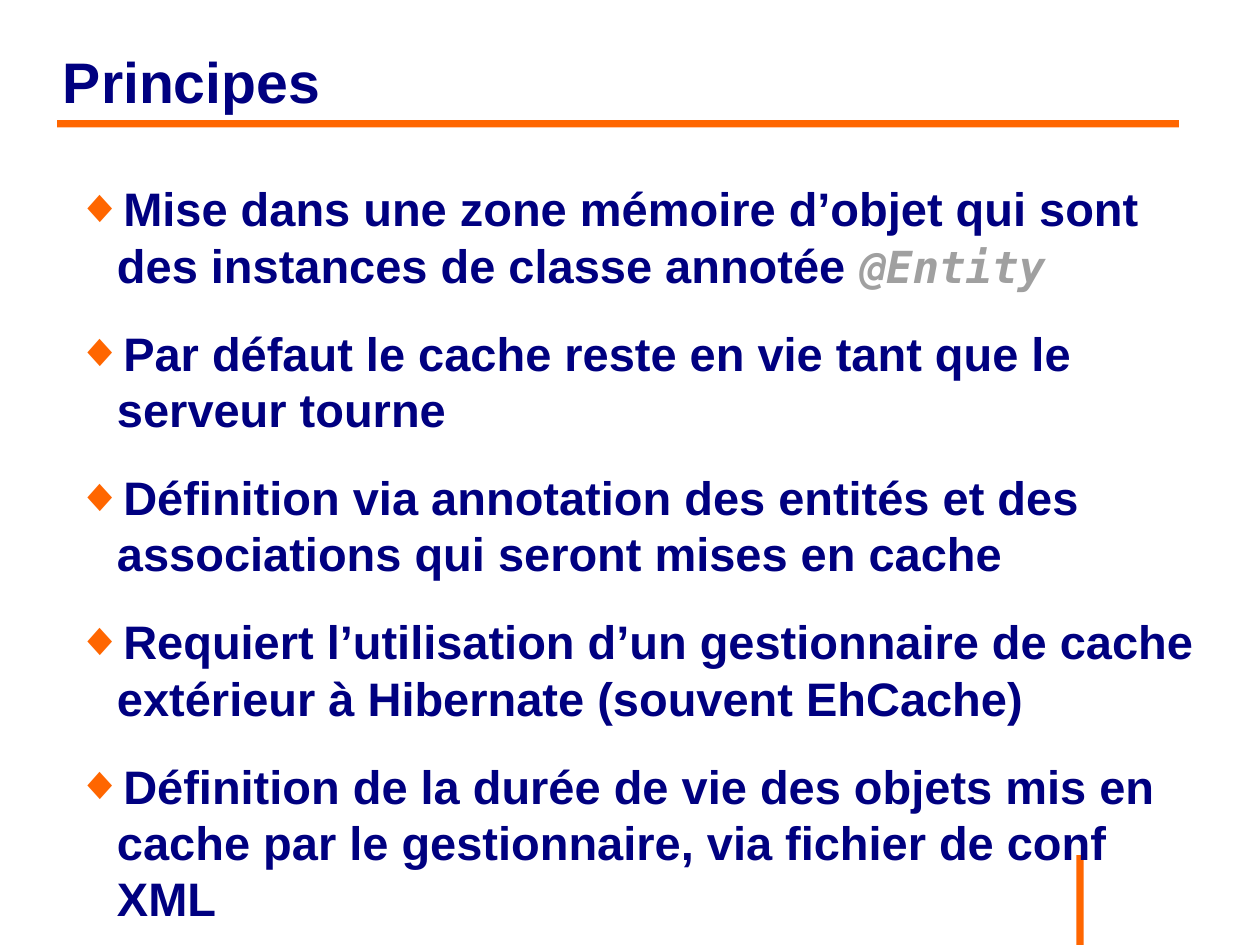
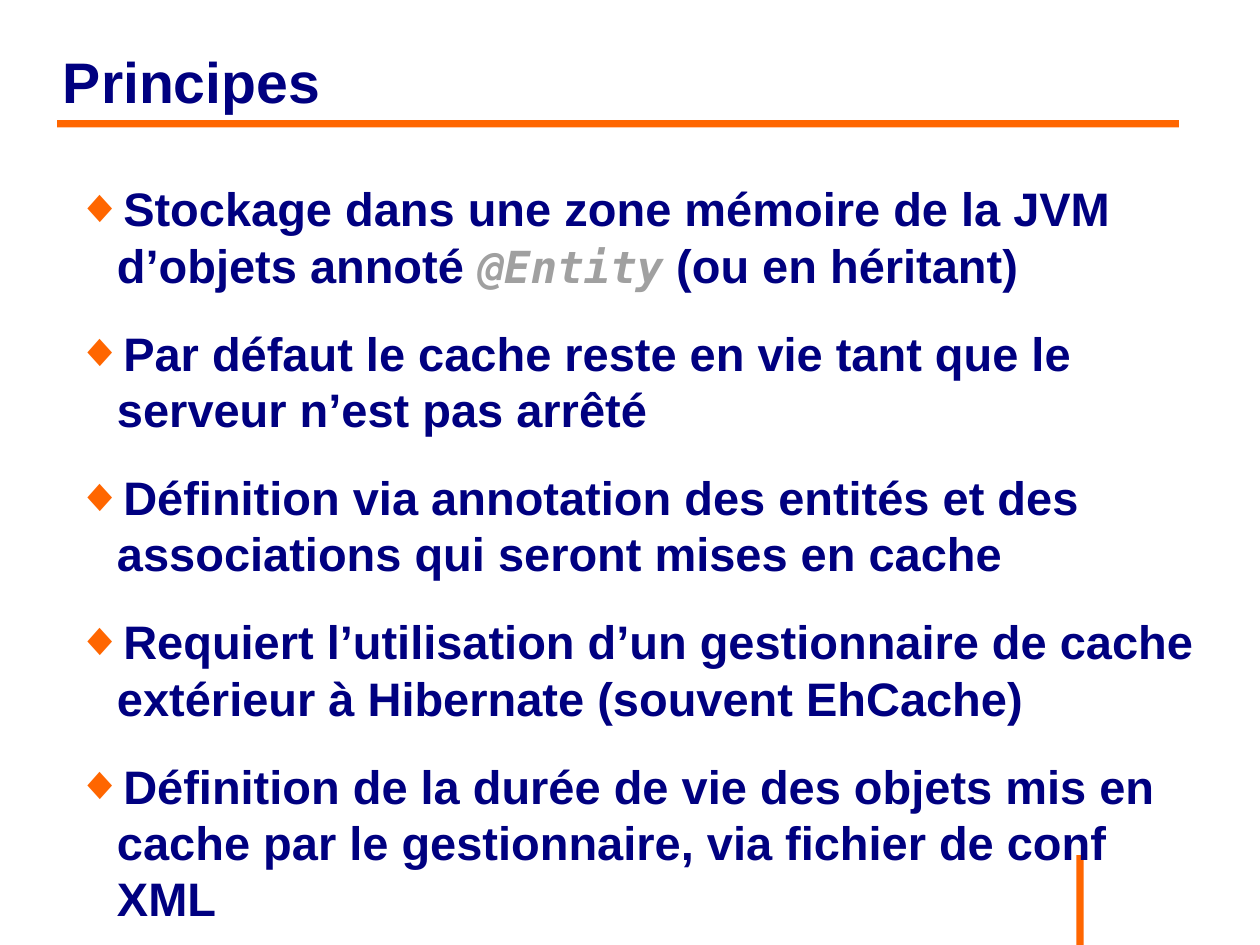
Before and after one commit to philphils/formation-hibernate-avancee, a slide deck: slide 52 of Documentation/diapo_formation_hibernate_avancee.odp. Drawn at 1260x945 pixels with LibreOffice and Linux fonts; fonts in the diff are those of the drawing; background and template pictures are left out. Boxes give left, top, right and bottom in pixels: in the first picture for what was removed or moved away, otherwise in the second. Text is boxed around its words. In the diff, an @@ line names an element or a change of style, - is before the commit and + after.

```diff
--- a/Documentation/diapo_formation_hibernate_avancee.odp
+++ b/Documentation/diapo_formation_hibernate_avancee.odp
@@ text at bbox=[117, 191, 1110, 436]: text changed @@
-◆ Mise dans une zone mémoire d’objet qui sont des instances de classe annotée @Entity
-◆ Par défaut le cache reste en vie tant que le serveur tourne
+◆ Stockage dans une zone mémoire de la JVM d’objets annoté @Entity (ou en héritant)
+◆ Par défaut le cache reste en vie tant que le serveur n’est pas arrêté
```
Also in this commit, not shown: 11 other slides changed.
